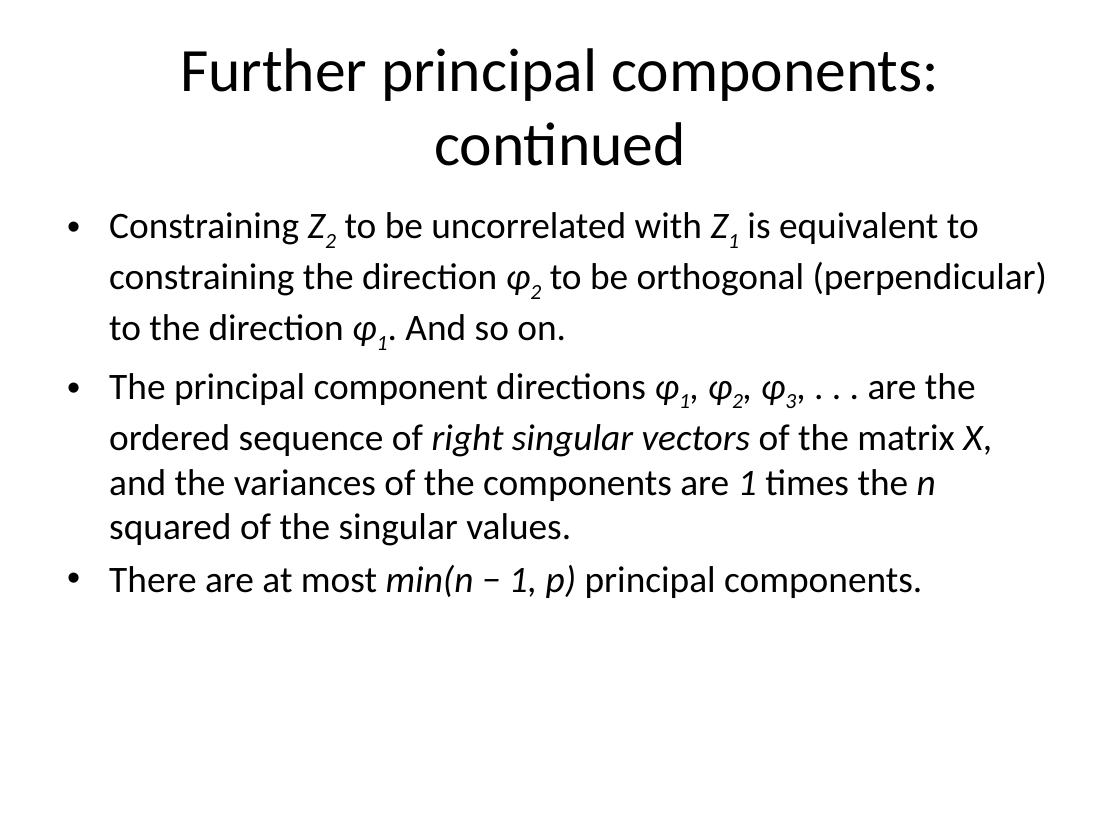
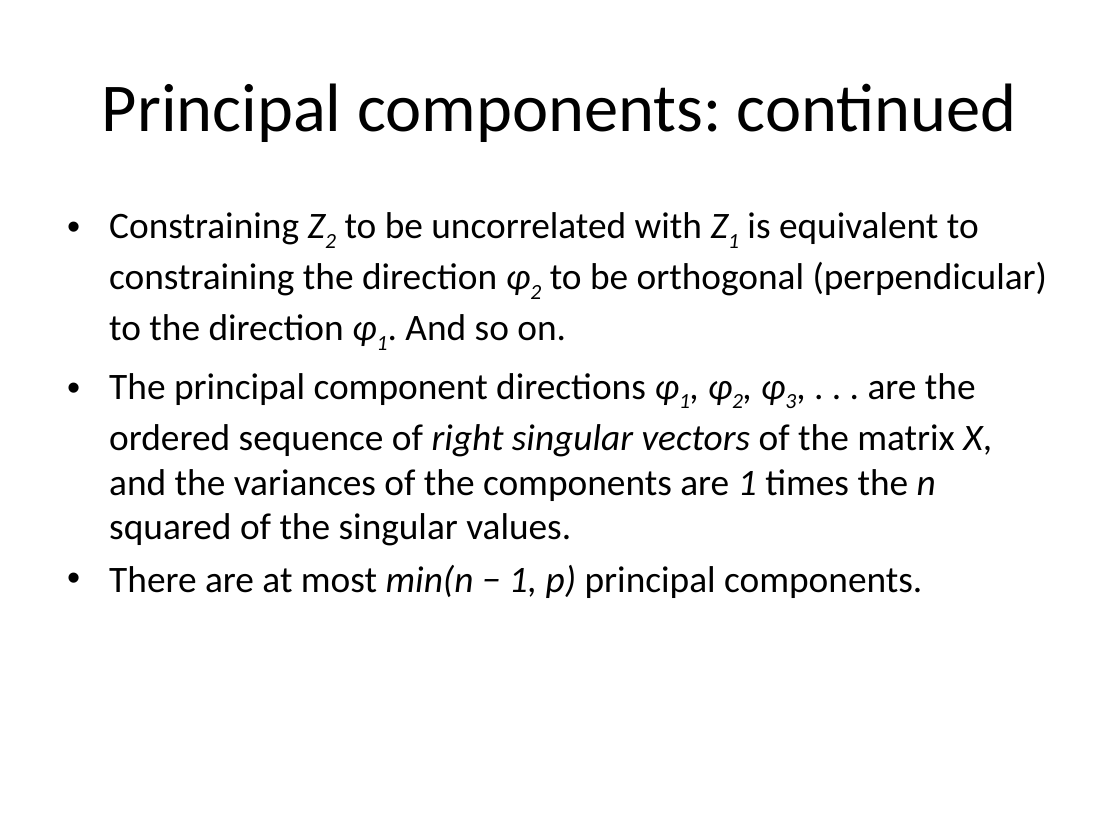
Before and after one commit to jayurbain/DataScienceIntro, a slide deck: slide 17 of slides/09_imensionality_reduction.pptx (slide 14 before the commit). Drawn at 1120x840 pixels with LibreOffice and Linux fonts; fonts in the diff are those of the drawing. Boxes give left, top, right and bottom in pixels: in the first picture for what was removed or moved away, otherwise in the second. Text is boxed around its words. In the diff, an @@ line names an element or a change of style, - is before the commit and + after.

```diff
--- a/slides/09_imensionality_reduction.pptx
+++ b/slides/09_imensionality_reduction.pptx
@@ title at (102, 83, 1017, 142): text changed; size 39.6 to 44 pt @@
-Further principal components: continued
+Principal components: continued
```
Also in this commit, not shown: 11 other slides changed, 9 slides added, 1 slide removed, 5 other files.
